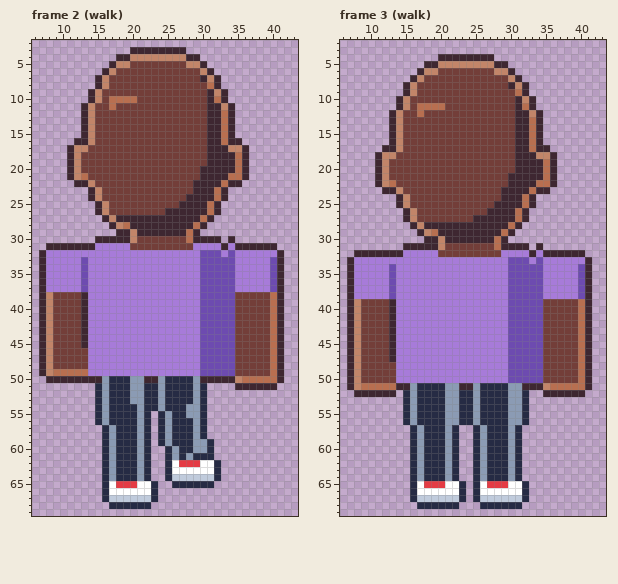
File history of a pixel-art file, art/road/walker-mr-b.aseprite. Above, as it was before the edit.
48x72 pixels, 28 frames. Shown: frame 2 (walk): x 6..43, y 2..69; frame 3 (walk): x 6..43, y 2..69. The commit also changed other frames, which this record leaves out.
And afterwards:
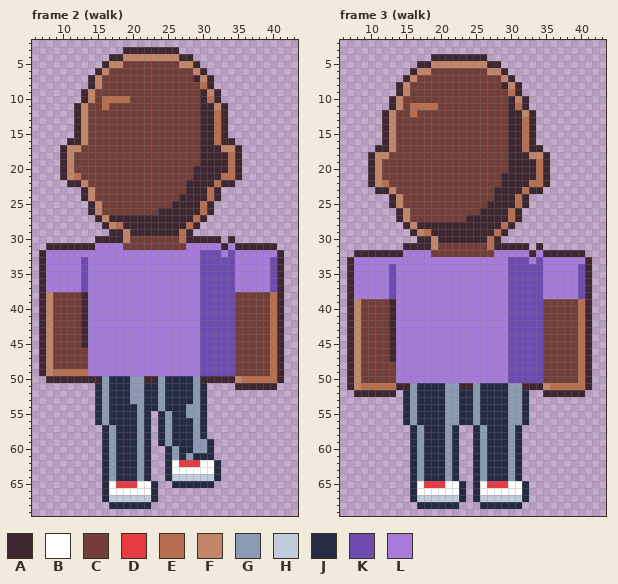
Palette (. is transparent): A #3e2731  B #ffffff  C #733e39  D #e43b44  E #b86f50  F #c28569  G #8b9bb4  H #c0cbdc  J #262b44  K #6d4bb0  L #a77bd9
Message: Coordinate walker head sway with the walking gait
Changes in this commit:
Frame 2 (walk):
y 3: x 19 . -> A; x 27 A -> .
y 4: x 17 . -> A; x 19 A -> F; x 27 F -> A; x 29 A -> .
y 5: x 16..17 .A -> AF; x 19 F -> C; x 27 C -> F; x 29..30 FA -> A.
y 6: x 15..17 .AF -> AFC; x 29..31 CFA -> FA.
y 7: x 14..16 .AF -> AFC; x 29..32 CAFA -> AFA.
y 8: x 14..16 .AF -> AFC; x 30..32 CEA -> EA.
y 9: x 13..15 .AF -> AFC; x 30..33 CAFA -> AFA.
y 10: x 13..16 .AFC -> AFCE; x 20 E -> C; x 30..33 CAEA -> AEA.
y 11: x 12..14 .AF -> AFC; x 16..17 CE -> EC; x 30 C -> A; x 32..34 AFA -> FA.
y 12..15: x 12..14 .AF -> AFC; x 30 C -> A; x 32..34 AEA -> EA.
y 16: x 11 . -> A; x 13..14 AF -> FC; x 30 C -> A; x 32..33 AE -> EA; x 35 A -> .
y 17: x 10..11 .A -> AF; x 13 F -> C; x 30 C -> A; x 33 A -> F; x 35..36 FA -> A.
y 18..19: x 10..12 .AF -> AFC; x 30 C -> A; x 34..36 AEA -> EA.
y 20: x 10..12 .AF -> AFC; x 29 C -> A; x 34..36 AEA -> EA.
y 21: x 10..13 .AFE -> AFEC; x 29 C -> A; x 33 A -> E; x 35..36 EA -> A.
y 22: x 11 . -> A; x 13..14 AF -> FC; x 28 C -> A; x 32..33 AE -> EA; x 35 A -> .
y 23: x 13..15 .AF -> AFC; x 28 C -> A; x 31..33 AEA -> EA.
y 24: x 13..15 .AF -> AFC; x 27 C -> A; x 31..33 AEA -> EA.
y 25: x 14..16 .AF -> AFC; x 26 C -> A; x 30..32 AEA -> EA.
y 26: x 14..16 .AF -> AFC; x 24 C -> A; x 30..32 AEA -> EA.
y 27: x 15..17 .AF -> AFA; x 29..31 AEA -> EA.
y 28: x 16..19 .AFE -> AFEA; x 28..30 AEA -> EA.
y 29: x 17 . -> A; x 19..20 AF -> FA; x 27..29 AEA -> EA.
y 30: x 19..20 AF -> FC; x 27..28 CE -> EA
y 31: x 19 L -> C; x 28 C -> L
Frame 3 (walk):
y 4: x 19 . -> A; x 27 A -> .
y 5: x 17 . -> A; x 19 A -> F; x 27 F -> A; x 29 A -> .
y 6: x 16..17 .A -> AF; x 19 F -> C; x 27 C -> F; x 29..30 FA -> A.
y 7: x 15..17 .AF -> AFC; x 29..31 CFA -> FA.
y 8: x 14..16 .AF -> AFC; x 29..32 CAFA -> AFA.
y 9: x 14..16 .AF -> AFC; x 30..32 CEA -> EA.
y 10: x 13..15 .AF -> AFC; x 30..33 CAFA -> AFA.
y 11: x 13..16 .AFC -> AFCE; x 20 E -> C; x 30..33 CAEA -> AEA.
y 12: x 12..14 .AF -> AFC; x 16..17 CE -> EC; x 30 C -> A; x 32..34 AFA -> FA.
y 13..16: x 12..14 .AF -> AFC; x 30 C -> A; x 32..34 AEA -> EA.
y 17: x 11 . -> A; x 13..14 AF -> FC; x 30 C -> A; x 32..33 AE -> EA; x 35 A -> .
y 18: x 10..11 .A -> AF; x 13 F -> C; x 30 C -> A; x 33 A -> F; x 35..36 FA -> A.
y 19..20: x 10..12 .AF -> AFC; x 30 C -> A; x 34..36 AEA -> EA.
y 21: x 10..12 .AF -> AFC; x 29 C -> A; x 34..36 AEA -> EA.
y 22: x 10..13 .AFE -> AFEC; x 29 C -> A; x 33 A -> E; x 35..36 EA -> A.
y 23: x 11 . -> A; x 13..14 AF -> FC; x 28 C -> A; x 32..33 AE -> EA; x 35 A -> .
y 24: x 13..15 .AF -> AFC; x 28 C -> A; x 31..33 AEA -> EA.
y 25: x 13..15 .AF -> AFC; x 27 C -> A; x 31..33 AEA -> EA.
y 26: x 14..16 .AF -> AFC; x 26 C -> A; x 30..32 AEA -> EA.
y 27: x 14..16 .AF -> AFC; x 24 C -> A; x 30..32 AEA -> EA.
y 28: x 15..17 .AF -> AFA; x 29..31 AEA -> EA.
y 29: x 16..19 .AFE -> AFEA; x 28..30 AEA -> EA.
y 30: x 17 . -> A; x 19..20 AF -> FA; x 27..29 AEA -> EA.
y 31: x 19..20 AF -> FC; x 27..28 CE -> EA
y 32: x 19 L -> C; x 28 C -> L
